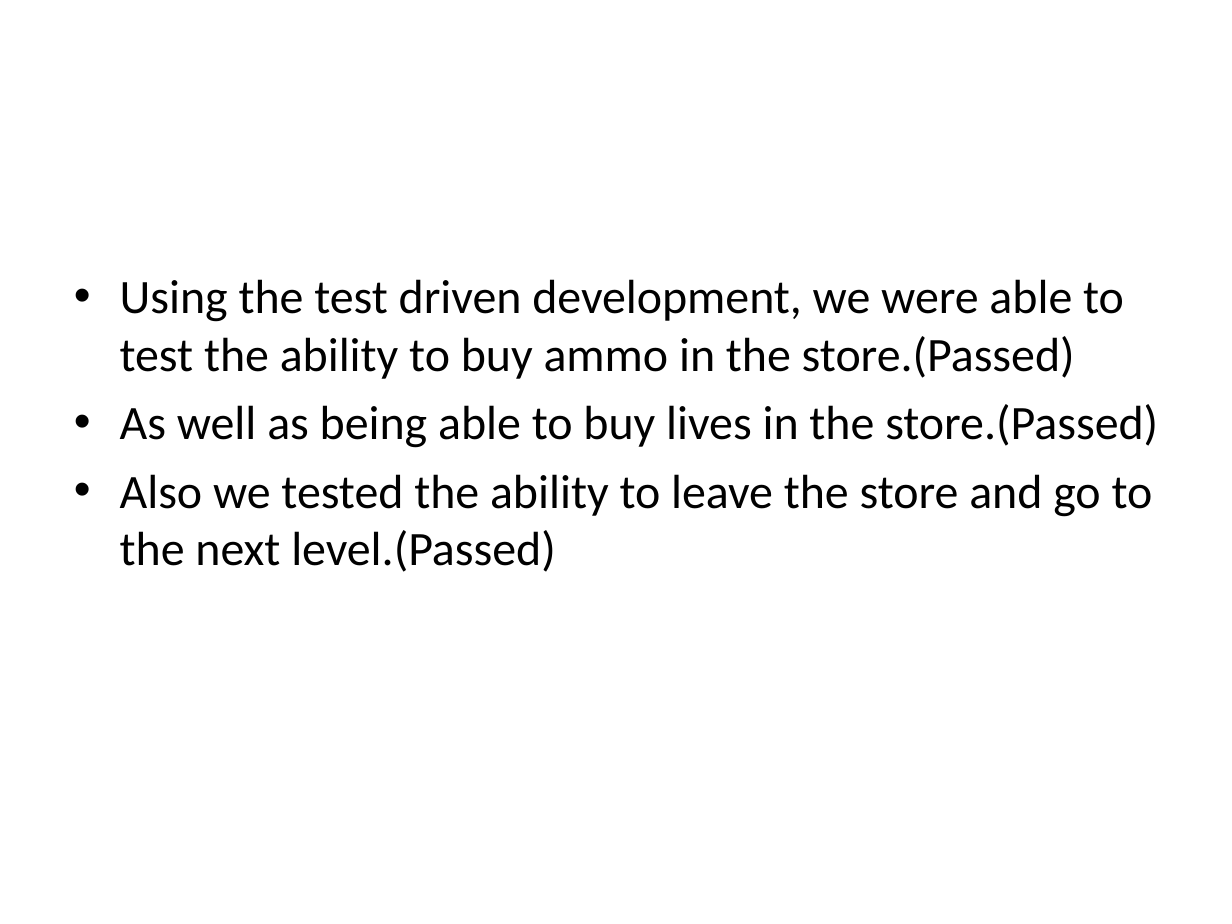
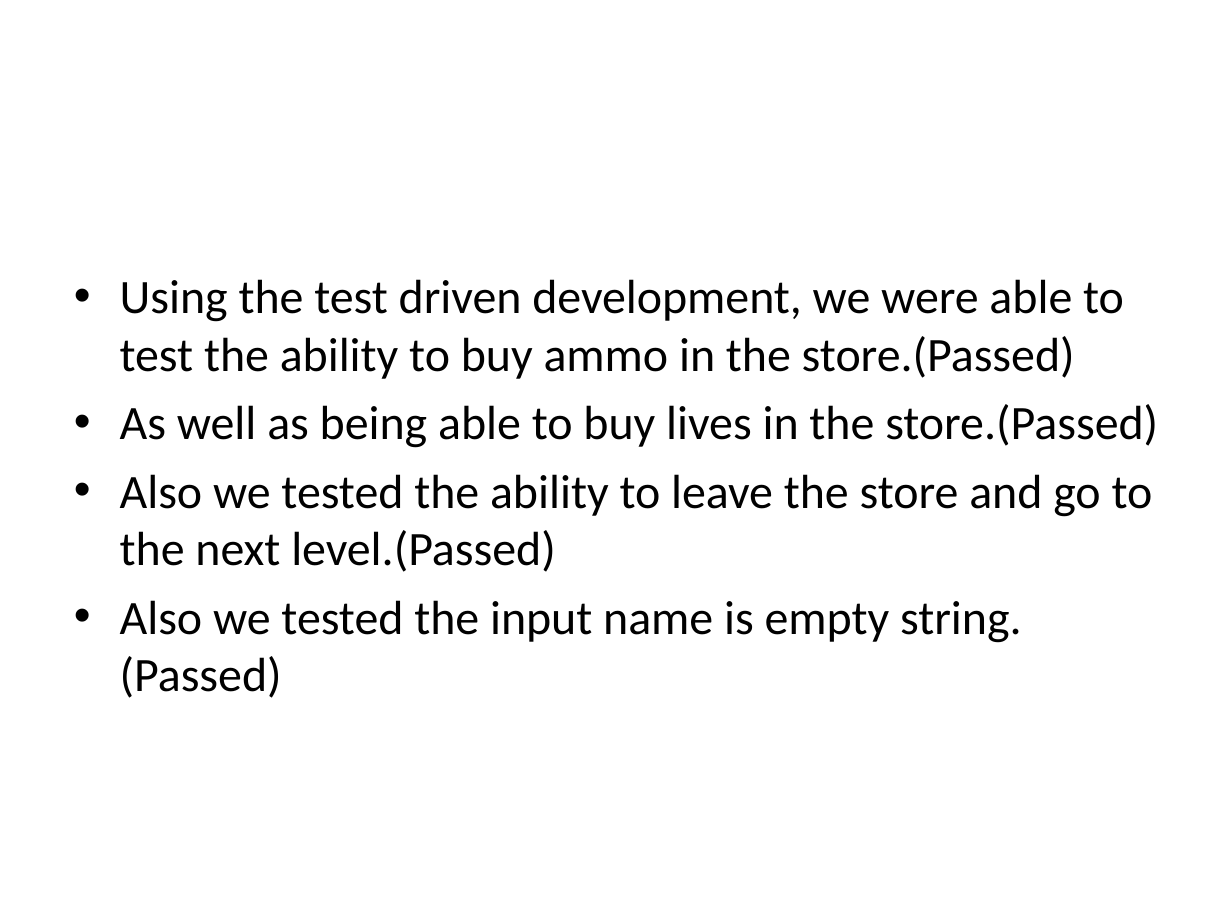
Before and after one commit to csce3513/Team3, a slide deck: slide 6 of Final_Release.ppt. Drawn at 1232x924 pixels with LibreOffice and Linux fonts; fonts in the diff are those of the drawing; background and template pictures are left out. Boxes give left, top, right and bottom in pixels: in the first picture for what was removed or moved away, otherwise in the second. Text is boxed around its words. In the diff, an @@ line names an element or a change of style, - is before the commit and + after.

```diff
--- a/Final_Release.ppt
+++ b/Final_Release.ppt
@@ text at (120, 600, 1022, 698): paragraph added @@
+• Also we tested the input name is empty string.(Passed)
```
Also in this commit, not shown: 2 other slides changed.
